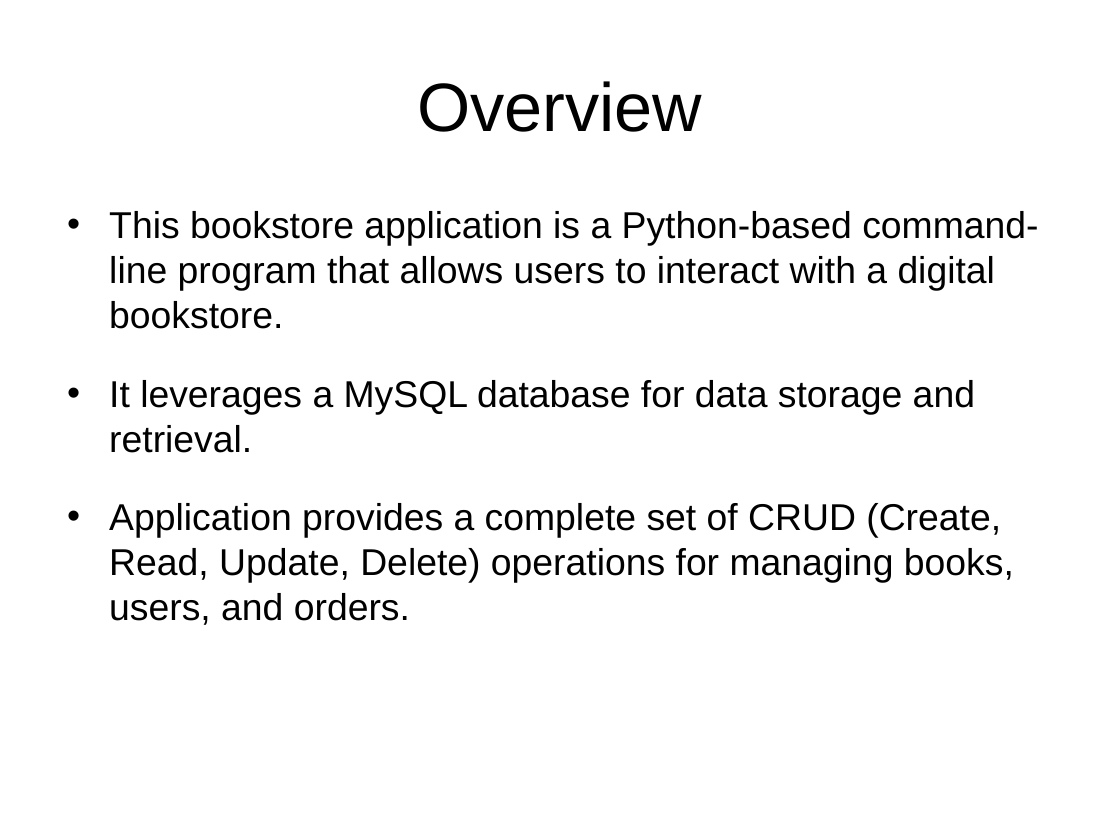
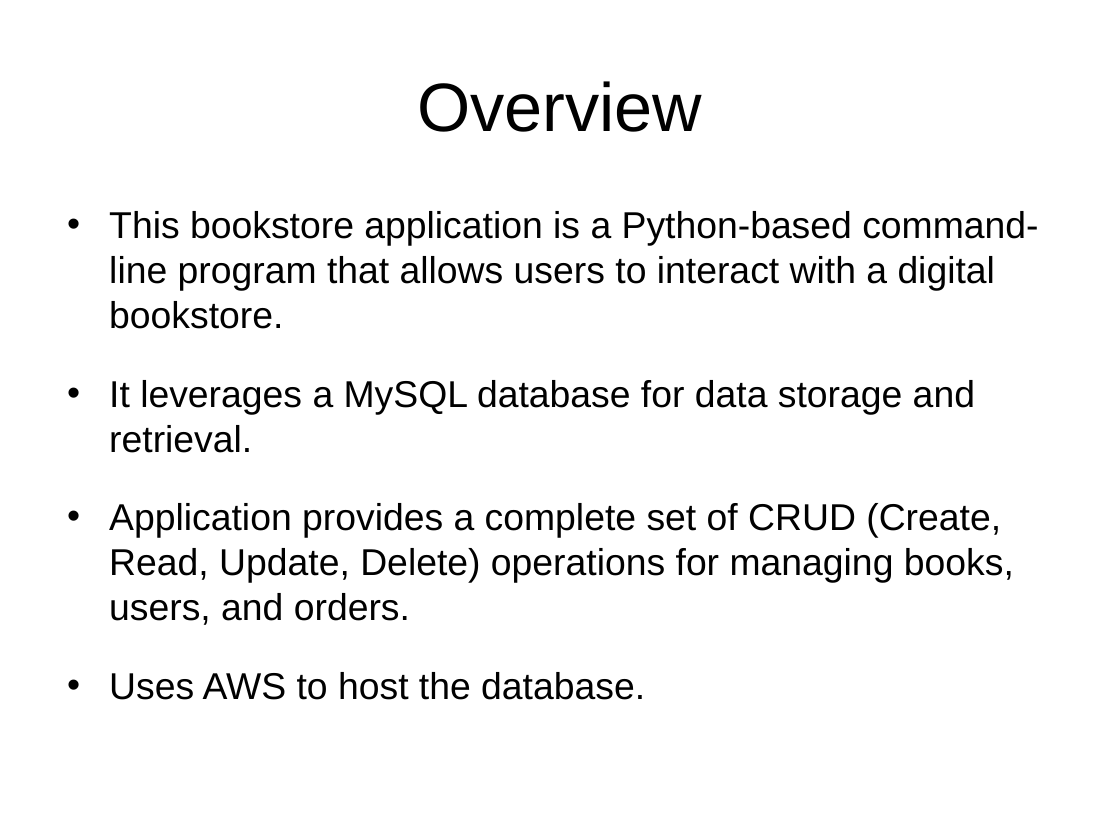
Before and after one commit to Will-BigData/michaelmengistu, a slide deck: slide 2 of Project 1/project1 power point.pptx. Drawn at 1120x840 pixels with LibreOffice and Linux fonts; fonts in the diff are those of the drawing. Boxes give left, top, right and bottom in pixels: in the first picture for what was removed or moved away, otherwise in the second. Text is boxed around its words. In the diff, an @@ line names an element or a change of style, - is before the commit and + after.

Commit message:
updated project 1 power point

```diff
--- a/Project 1/project1 power point.pptx
+++ b/Project 1/project1 power point.pptx
@@ text at (109,672,645,700): paragraph added @@
+• Uses AWS to host the database.
```
